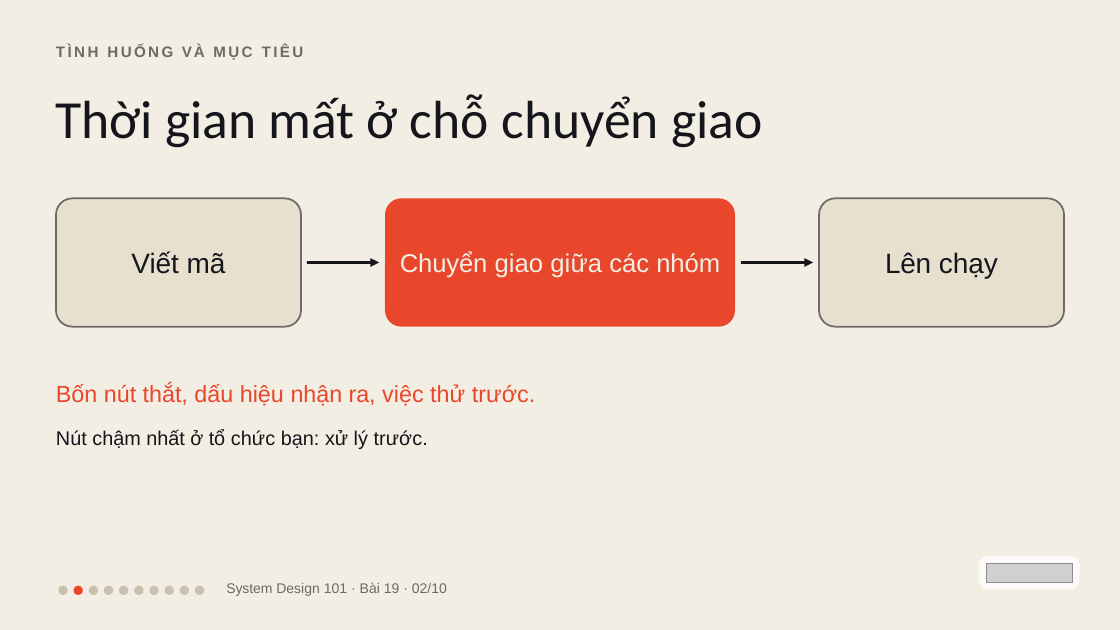
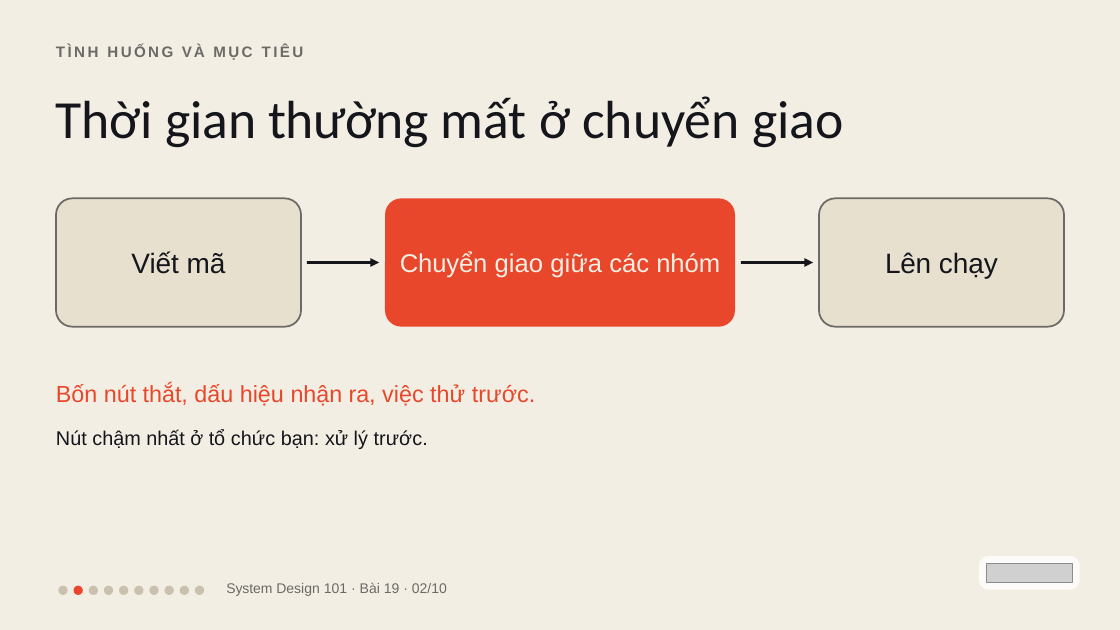
Before and after one commit to vohoailinh90/tool-marketing-studio, a slide deck: slide 2 of system-design-101/vi/lessons/sd-13-019/slides/sd-13-019.pptx. Drawn at 1120x630 pixels with LibreOffice and Linux fonts; fonts in the diff are those of the drawing; grey boxes stand for pictures. Boxes give left, top, right and bottom in pixels: in the first picture for what was removed or moved away, otherwise in the second. Text is boxed around its words. In the diff, an @@ line names an element or a change of style, - is before the commit and + after.

```diff
--- a/system-design-101/vi/lessons/sd-13-019/slides/sd-13-019.pptx
+++ b/system-design-101/vi/lessons/sd-13-019/slides/sd-13-019.pptx
@@ text at box(56, 96, 843, 148): text changed @@
-Thời gian mất ở chỗ chuyển giao
+Thời gian thường mất ở chuyển giao
```
